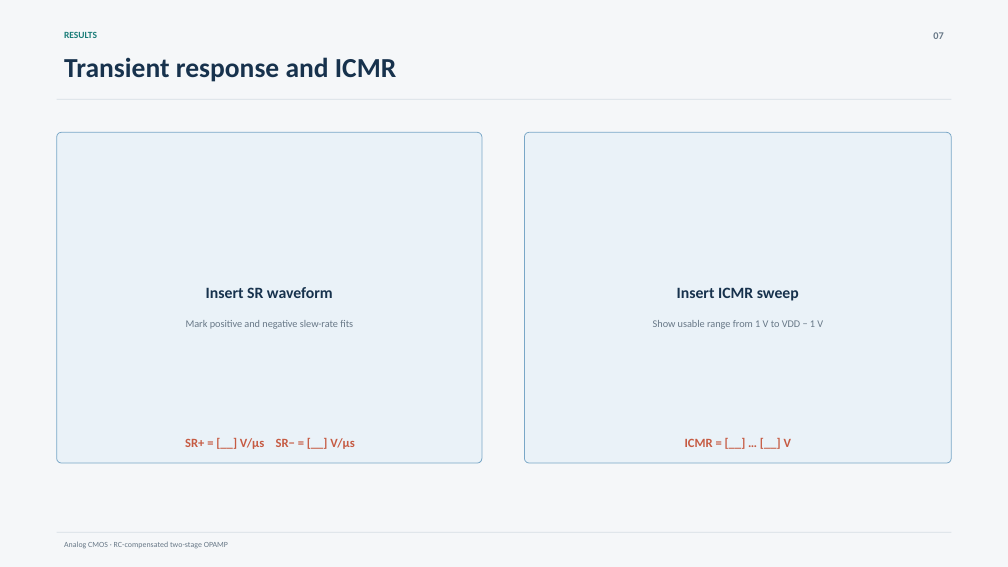
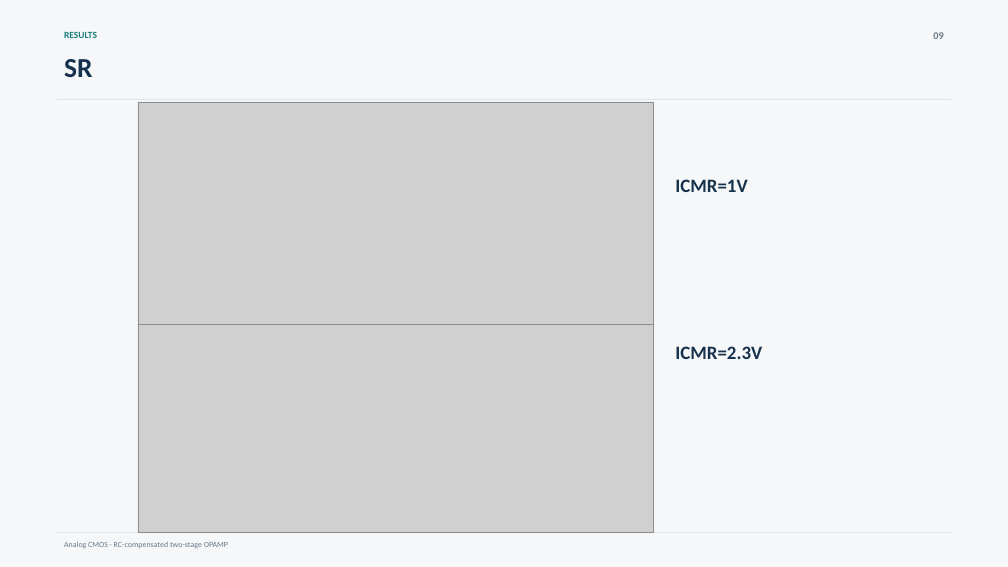
Before and after one commit to danieldongzy-boop/Notes, a slide deck: slide 9 of Uni Freiburg/Analog Cmos/rc_compensated_opamp_presentation_10slides.pptx (slide 7 before the commit). Drawn at 1008x567 pixels with LibreOffice and Linux fonts; fonts in the diff are those of the drawing; grey boxes stand for pictures. Boxes give left, top, right and bottom in pixels: in the first picture for what was removed or moved away, otherwise in the second. Text is boxed around its words. In the diff, an @@ line names an element or a change of style, - is before the commit and + after.

```diff
--- a/Uni Freiburg/Analog Cmos/rc_compensated_opamp_presentation_10slides.pptx
+++ b/Uni Freiburg/Analog Cmos/rc_compensated_opamp_presentation_10slides.pptx
@@ text at [64, 59, 92, 77]: text changed @@
-Transient response and ICMR
+SR
@@ picture added at [138, 102, 653, 327] @@
@@ rounded rectangle removed at [57, 132, 482, 464] @@
@@ rounded rectangle removed at [525, 132, 952, 464] @@
@@ text added at [675, 179, 747, 192], 18 pt, text #17324D, bold @@
+ICMR=1V
@@ text removed at [206, 287, 333, 298] @@
-Insert SR waveform
@@ text removed at [677, 287, 799, 301] @@
-Insert ICMR sweep
@@ picture added at [138, 324, 653, 532] @@
@@ text removed at [186, 320, 353, 329] @@
-Mark positive and negative slew-rate fits
@@ text removed at [653, 320, 823, 329] @@
-Show usable range from 1 V to VDD − 1 V
@@ text added at [675, 346, 762, 359], 18 pt, text #17324D, bold @@
+ICMR=2.3V
@@ text removed at [185, 438, 354, 449] @@
-SR+ = [__] V/µs SR− = [__] V/µs
@@ text removed at [685, 438, 791, 447] @@
-ICMR = [__] … [__] V
```
Also in this commit, not shown: 6 other slides changed, 3 slides added, 2 slides removed, 4 other files.
